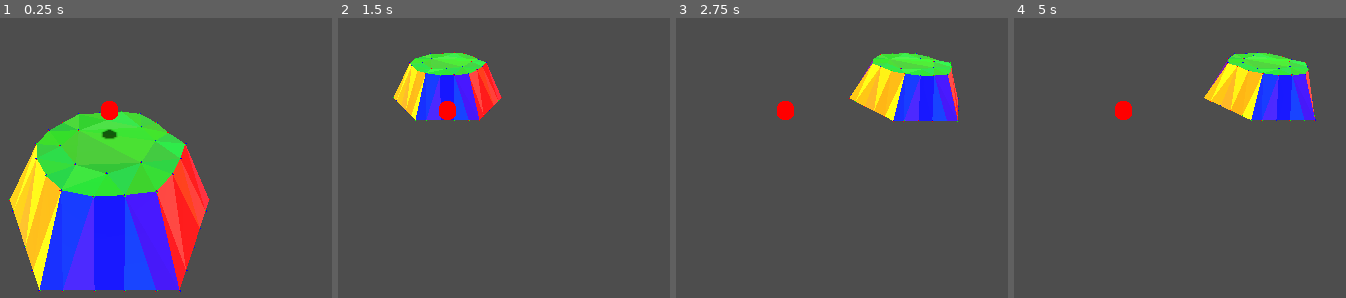
Above: before the commit, frames 1-4 (left to right).
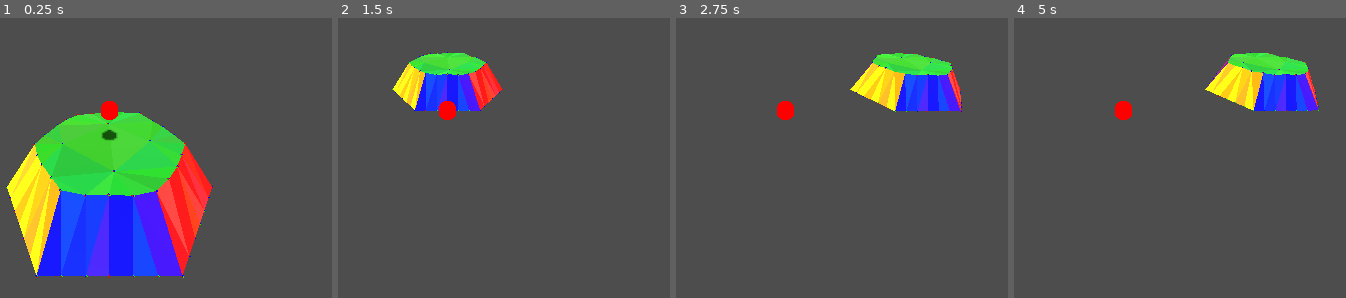
Above: after the commit, the same moments.

Repository: vincentwoelfer/hex
Game: Godot game, scene res://scenes/Test-HexGeometryScene.tscn
Same seed, same stepped clock (60 frames per second), same inputs: the game is played once before the commit and once after it.
Inputs (mouse positions are in pixels of both pictures, inside the frame that each line leads up to):
- Up to frame 1 (0.25 s): no input
- Up to frame 2 (1.5 s): tap Enter at 0.5 s; move the mouse to (623, 88) at 0.52 s; hold S (move_cam_backward) 0.53-1.28 s; move the mouse to (outside the picture) at 1.27 s; tap W (move_cam_forward) at 1.35 s
- Up to frame 3 (2.75 s): move the mouse to (outside the picture) at 2.02 s; hold A (move_cam_left) from 2.03 s (still down)
- Up to frame 4 (5 s): move the mouse to (1083, 200) at 2.77 s; release A (move_cam_left) at 2.78 s; tap D (move_cam_right) at 2.85 s; tap Space at 3.5 s; move the mouse to (outside the picture) at 3.52 s; hold Q (rotate_cam_left) 3.53-4.28 s; move the mouse to (outside the picture) at 4.27 s; tap E (rotate_cam_right) at 4.35 s

The runs differ from the first frame. In frame 1, 12% of the frame differs, in the area x 1-65%, y 33-98%; in frame 2, 2.9%; in frame 3, 3.6%; in frame 4, 3.5%.

Commit message:
Finally fix circle center triangulation

Diff:
--- a/scenes/Test-HexGeometryScene.tscn
+++ b/scenes/Test-HexGeometryScene.tscn
@@ -29,8 +29,8 @@
 [node name="HexConstModifier" parent="." instance=ExtResource("5_ko0aq")]
 outer_radius = 3.0
 inner_radius = 2.0
-height = 2.0
+height = 1.5
 transition_height_factor = 1.0
 core_circle_smooth_strength = 0.5
-extra_verts_per_side = 2
-extra_verts_per_center = 8
+extra_verts_per_side = 3
+extra_verts_per_center = 4
--- a/src/HexGeometry.gd
+++ b/src/HexGeometry.gd
@@ -82,6 +82,7 @@
 		verts_center_packed.append(Utility.toVec2(v))
 	for v in verts_center:
 		verts_center_packed.append(Utility.toVec2(v))
+
 	var indices: PackedInt32Array = Geometry2D.triangulate_delaunay(verts_center_packed)
 
 	var n_inner := verts_inner.size()
@@ -91,14 +92,15 @@
 		var i2 := indices[i + 1]
 		var i3 := indices[i + 2]
 
-		var all_circle_vertices := i1 < n_inner and i2 < n_inner and i3 < n_inner
-
 		var p1 := verts_inner[i1] if i1 < n_inner else verts_center[i1 - n_inner]
 		var p2 := verts_inner[i2] if i2 < n_inner else verts_center[i2 - n_inner]
 		var p3 := verts_inner[i3] if i3 < n_inner else verts_center[i3 - n_inner]
 
-		# Skip if triangle does not have central point and does not point outwards
-		if all_circle_vertices and not triangle_points_outwards(p1, p2, p3):
+		# Check if triangle is valid and skip if not. Invalid if:
+		# - Triangle consists of only circle-edge (certs_inner) points
+		# - Triangle points "inwards". e.g. the covered area lies outside of the circle
+		var all_vertices_on_circle := i1 < n_inner and i2 < n_inner and i3 < n_inner
+		if all_vertices_on_circle and triangle_points_inwards(verts_inner, i1, i2, i3):
 			continue
 
 		triangles.append(Triangle.new(p1, p2, p3, Utility.randColorVariation(col, 0.05)))
@@ -148,11 +150,20 @@
 	return points
 
 
-func triangle_points_outwards(v1: Vector3, v2: Vector3, v3: Vector3) -> bool:
-	var array := Utility.sortVecAccordingToAngles([v1, v2, v3])
-	var dist_left := Utility.toVec2(array[0]).distance_to(Vector2.ZERO)
-	var dist_center := Utility.toVec2(array[1]).distance_to(Vector2.ZERO)
-	var dist_right := Utility.toVec2(array[2]).distance_to(Vector2.ZERO)
+func triangle_points_inwards(verts_inner: Array[Vector3], i1: int, i2: int, i3: int) -> bool:
+	var size := verts_inner.size()
+	var indices: Array[int] = [i1, i2, i3]
+	indices.sort()
 
-	# Center-Vertex must be further from circle-center (ZERO) than only one of the others
-	return dist_center > dist_left or dist_center > dist_right
+	# Triangle can only point inwards if i1-i3 are consecutive
+	if not ((indices[0] + 1) % size == indices[1] and (indices[1] + 1) % size == indices[2]):
+		return false
+
+	# => vertices are consecutive
+	# Check that center-Vertex must be further from circle-center (ZERO) than only one of the others
+	var dist_left := Utility.toVec2(verts_inner[indices[0]]).distance_to(Vector2.ZERO)
+	var dist_center := Utility.toVec2(verts_inner[indices[1]]).distance_to(Vector2.ZERO)
+	var dist_right := Utility.toVec2(verts_inner[indices[2]]).distance_to(Vector2.ZERO)
+
+	# Inwards if center is smaller than both other vertices
+	return dist_center <= dist_left and dist_center <= dist_right
--- a/src/Utility.gd
+++ b/src/Utility.gd
@@ -73,17 +73,19 @@
 
 # More advanced angle stuff
 static func sortVecAccordingToAngles(vecs: Array[Vector3]) -> Array[Vector3]:
-	# Check that all vectors lie in a 180deg segment
+	# TODO this does not work correclty for cases >180 deg
+	# => Correctly check that all vectors lie in a 180deg segment. Currently this assert cant trigger since the angle between any two points is at most exactly 180deg.
 	var max_angle_diff := 0.0
 
+	# Compare every pair of vectors
 	for i in range(vecs.size()):
 		for j in range(i + 1, vecs.size()):
 			max_angle_diff = max(max_angle_diff, getAngleDiff(vecs[i], vecs[j]))
 
-	var all_in_segment := max_angle_diff < PI / 2.0
+	var all_in_segment := max_angle_diff < PI
 	assert(all_in_segment, "Angles must be within an 180deg sector, max angle diff is %f" % rad_to_deg(max_angle_diff))
 
-	# Need to invert the result
+	# Need to invert the result to have the vectors in ascending angle-order
 	vecs.sort_custom(func(a: Vector3, b: Vector3) -> bool: return !isClockwiseOrder(a, b))
 	return vecs
 
